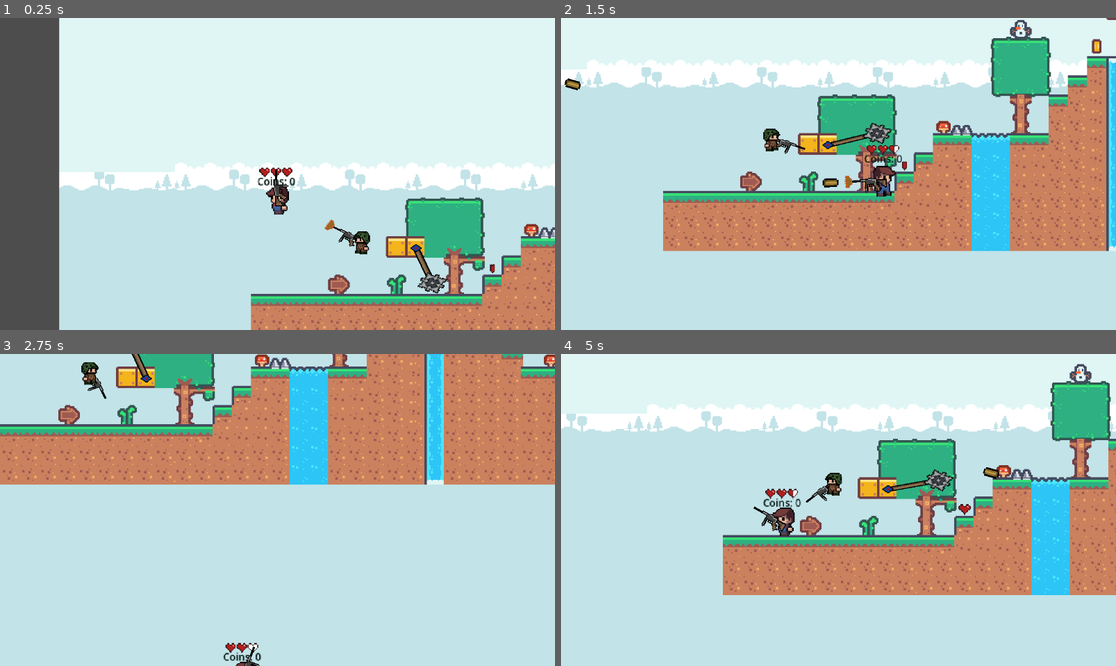
Above: before the commit, frames 1-4 (two rows, left to right).
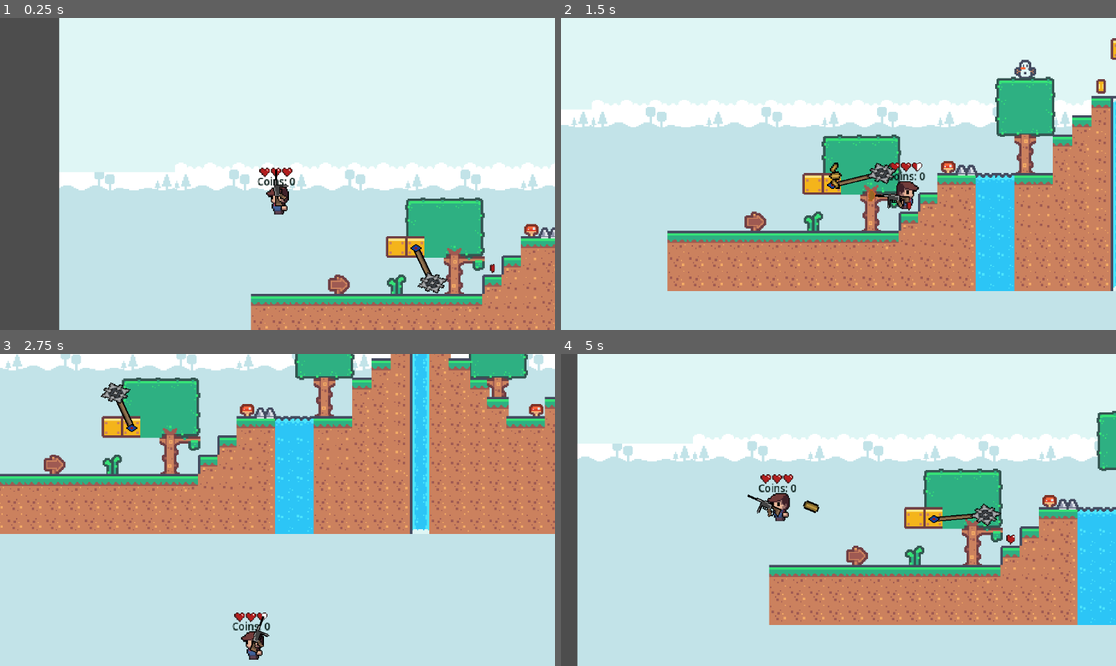
Above: after the commit, the same moments.

Repository: Mark-0909/Echo-Soul-Saver
Game: Godot game, scene res://main.tscn
Two runs of this game, one before a commit and one after it. Both use one fixed random seed, a clock stepped at 60 frames per second and the inputs below.
Inputs (mouse positions are in pixels of both pictures, inside the frame that each line leads up to):
- Up to frame 1 (0.25 s): no input
- Up to frame 2 (1.5 s): move the mouse to (960, 158) at 0.52 s; hold Right (right) from 0.53 s (still down); click (960, 158) at 0.6 s; tap Space (jump) at 0.77 s; move the mouse to (727, 189) at 1.27 s; click (727, 189) at 1.35 s
- Up to frame 3 (2.75 s): tap Space (jump) at 1.52 s; move the mouse to (333, 441) at 2.02 s; release Right (right) at 2.03 s; hold A (left) from 2.03 s (still down); click (333, 441) at 2.1 s
- Up to frame 4 (5 s): move the mouse to (810, 572) at 2.77 s; release A (left) at 2.78 s; hold Right (right) 2.78-4.28 s; click (810, 572) at 2.85 s; tap Space (jump) at 3.02, 3.77, 4.52 s; move the mouse to (1005, 556) at 3.52 s; click (1005, 556) at 3.6 s; move the mouse to (672, 463) at 4.27 s; hold A (left) from 4.28 s (still down); click (672, 463) at 4.35 s

The runs differ from the first frame. In frame 1, 0.3% of the frame differs, in the area x 58-90%, y 64-82%; in frame 2, 48%, in the area x 0-100%, y 0-88%; in frame 3, 43%; in frame 4, 46%.

Commit message:
shooting range and repetition fixed

Diff:
--- a/gunenemy.gd
+++ b/gunenemy.gd
@@ -6,6 +6,10 @@
 @onready var muzzle: Marker2D = $Marker2D
 @export var is_player_gun: bool = false
 @onready var enemysprite: AnimatedSprite2D = $"../Sprite2D"
+@export var detection_radius: float = 300.0
+
+var player_in_range: bool = false
+var is_shooting: bool = false  # Prevents multiple shooting cycles
 
 func _ready() -> void:
 	initial_position = position.x
@@ -15,14 +19,28 @@
 	await get_tree().process_frame
 
 	if not is_player_gun:
-		start_shooting_cycle()
+		check_player_distance()
 
 func _process(delta: float) -> void:
 	if not is_player_gun:
-		var player = get_tree().get_first_node_in_group("Player")
-		if player:
+		check_player_distance()
+
+func check_player_distance() -> void:
+	var player = get_tree().get_first_node_in_group("Player")
+	if player:
+		var distance_to_player = global_position.distance_to(player.global_position)
+
+		if distance_to_player <= detection_radius:
+			if not player_in_range:
+				player_in_range = true
+				if not is_shooting:
+					start_shooting_cycle()  # Start shooting only once
+
 			look_at(player.global_position)
 			update_gun_orientation()
+		else:
+			player_in_range = false
+			is_shooting = false  # Stop shooting when out of range
 
 func update_gun_orientation() -> void:
 	rotation_degrees = wrapf(rotation_degrees, 0, 360)
@@ -37,14 +55,16 @@
 		enemysprite.flip_h = true
 
 func start_shooting_cycle() -> void:
-	while true:
+	is_shooting = true  # Prevent multiple shooting cycles
+	while player_in_range:
 		await shoot_enemy_gun()
-		await get_tree().create_timer(2.0).timeout
+		await get_tree().create_timer(2.0).timeout  # Wait before next shot cycle
+
+	is_shooting = false  # Reset when out of range
 
 func shoot_enemy_gun() -> void:
 	print("Enemy fires!")
 	$AnimatedSprite2D.play("fire")
-
 
 	shoot_bullet()
 	await get_tree().create_timer(0.3).timeout
--- a/main.tscn
+++ b/main.tscn
@@ -428,11 +428,12 @@
 [node name="Enemy" type="Node" parent="."]
 
 [node name="Enemy" parent="Enemy" instance=ExtResource("10_hy5xp")]
-position = Vector2(-326, 10)
+position = Vector2(296, -53)
 
 [node name="PlusHeart" type="Node" parent="."]
 
 [node name="PlusLife" parent="PlusHeart" instance=ExtResource("13_n5wuo")]
 position = Vector2(-216, 32)
+scale = Vector2(0.501858, 0.467988)
 
 [connection signal="timeout" from="gameManager/Timer" to="gameManager" method="_on_timer_timeout"]
